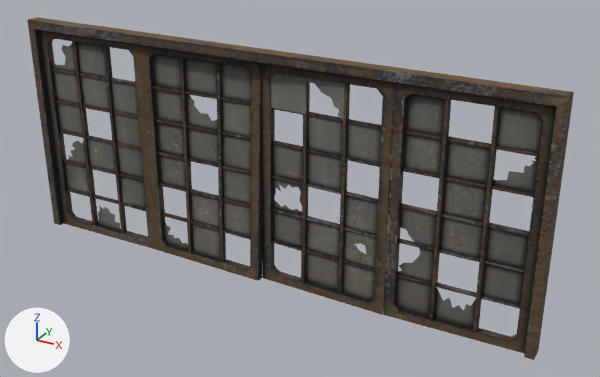
Two versions of the FBX model UnityProject/OutbreakVR/Assets/Game/3D Assets/Fbx Files/Props/Residential/Doors/BalconyDoors.FBX, one commit apart.
Both versions are drawn from a 50 mm camera at (4.04, -6.55, 3.17) aimed at (0.37, 0.12, -0.16). The axes (+X, +Y, +Z) are drawn at lower left. The lights are the same throughout. Where no turn or scale is listed for an object, it has been applied to the vertices. Vertices at the same position are counted once.

The scene before the commit, as lines of its bpy script (objects in view):
```python
me_mesh = bpy.data.meshes.new('Mesh')
me_mesh.from_pydata(...)  # 611 vertices, 725 faces; spans x -2.88..2.88, y -0.1..0.1, z -1.23..1.23
# faces by material slot: [472, 253]
me_mesh.materials.append(mat_doors)  # picture img_doors_f_jpg
me_mesh.materials.append(mat_doors_glass)  # picture img_doors_f_jpg
ob_balconydoors = bpy.data.objects.new('BalconyDoors', me_mesh)
ob_balconydoors.location = (0.0, 0.0, 0.0)
```
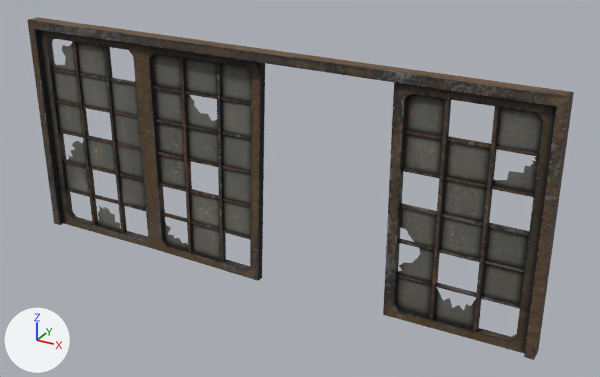
Where the change shows, as pixel boxes (x1, y1, x2, y2) in the pictures (600 x 377 px):
part 1 of me_mesh, deleted
    before: (262, 63, 394, 315)

Edits to the bpy script that builds the scene:
```text
Change me_mesh:
    used by ob_balconydoors; location = (0.0, 0.0, 0.0)
    remove me_mesh.from_pydata(...)  # 611 vertices, 725 faces; spans x -2.88..2.88, y -0.1..0.1, z -1.23..1.23
    add me_mesh.from_pydata(...)  # 452 vertices, 534 faces; spans x -2.88..2.88, y -0.1..0.1, z -1.23..1.23
    me_mesh part 1: 10 loose pieces with 159 vertices, spanning x 0.0..1.39, y -0.07..0.1, z -1.22..1.13, are deleted
```
